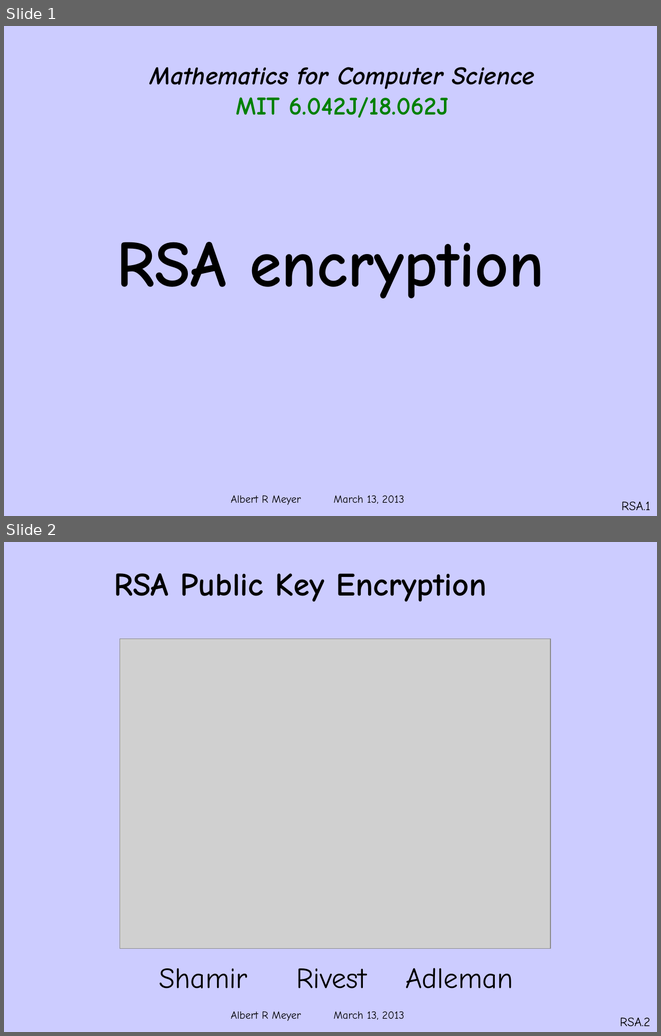
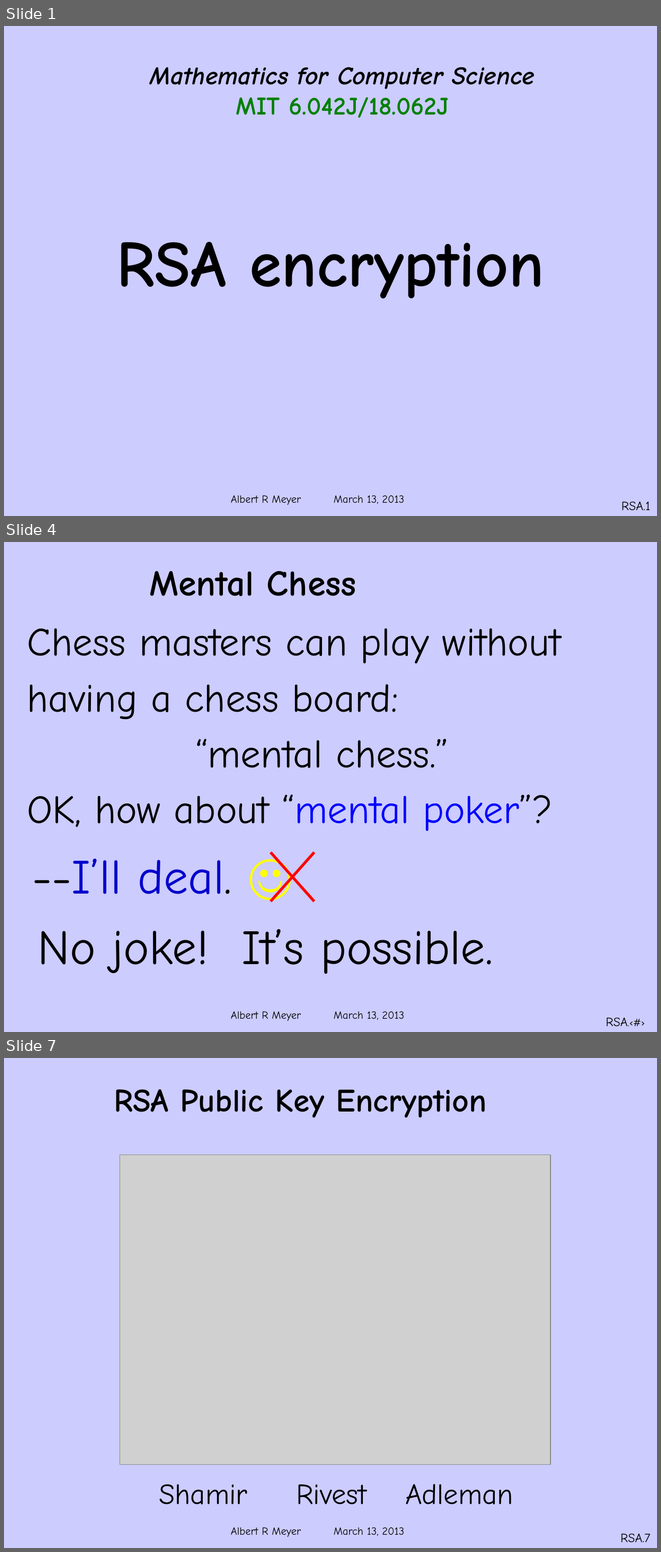
Before and after one commit to armeyer/mcs_web, a slide deck: spring13/slides13/rsa.pptx. Shown one above the other, each under a label of ours: slides 1 and 2 before the commit, slides 1, 4 and 7 after it; the slides between them are not shown. The pictures are 661x1036 and 661x1552 pixels, drawn with LibreOffice and Linux fonts; fonts in the diff are those of the drawing; grey boxes stand for pictures; background and template pictures are left out. Boxes give left, top, right and bottom in pixels: in the first picture for what was removed or moved away, otherwise in the second. Text is boxed around its words. In the diff, an @@ line names an element or a change of style, - is before the commit and + after.

```diff
--- a/spring13/slides13/rsa.pptx
+++ b/spring13/slides13/rsa.pptx
@@ slide 4 added at (4,542,657,1032), background #CCCCFF; not listed: 1 template element that a slide beside it also shows @@
@@ title added at (149,571,356,596), 40 pt, text #000000, bold @@
+Mental Chess
@@ text added at (27,628,561,831), 44 pt, text #000000 @@
+Chess masters can play without
+having a chess board:
+“mental chess.”
+OK, how about “mental poker”?
@@ text added at (32,858,231,894), 54 pt, text #0000CC @@
+--I’ll deal. ☺
@@ line added from (271, 901) to (314, 852), #FF0000 3 pt @@
@@ line added from (314, 901) to (271, 852), #FF0000 3 pt @@
@@ text added at (37,929,493,974), 54 pt, text #000000 @@
+No joke! It’s possible.
@@ text added at (606,1017,627,1026), 12 pt, text #000000 @@
+RSA.‹#›
@@ what was slide 2 is now slide 7 @@
@@ page number at (620,1533,650,1542): text changed @@
-RSA.2
+RSA.7
```
Also in this commit, not shown: 4 other slides added, 1 other file.
